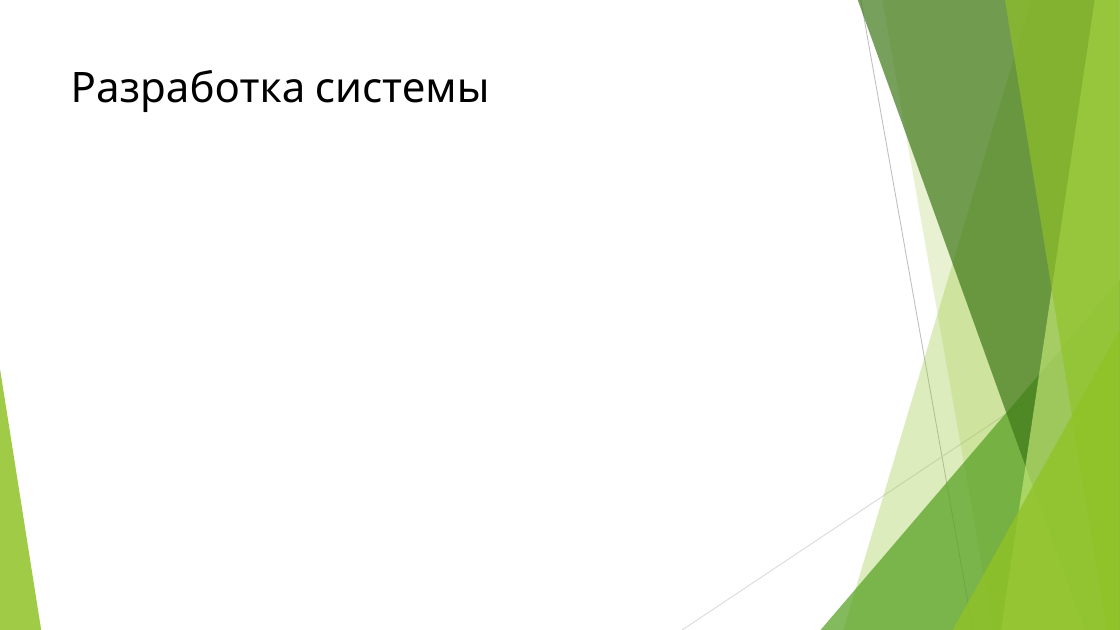
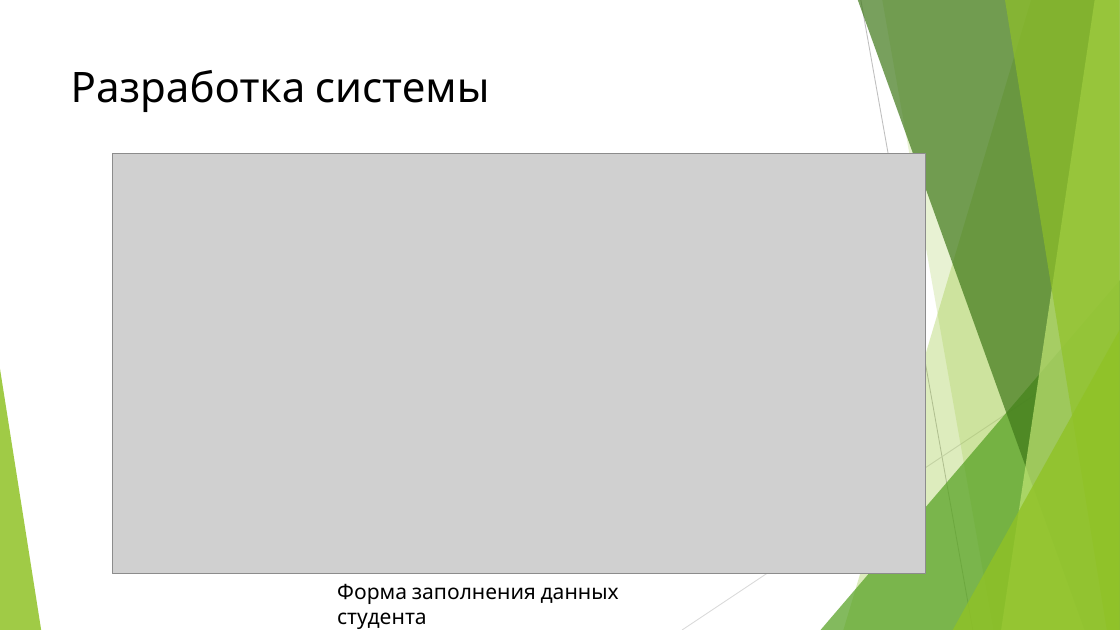
Before and after one commit to z3r069-lab/diploma, a slide deck: slide 15 of презентация_диплом_квасов_ПИ191(2).pptx (slide 12 before the commit). Drawn at 1120x630 pixels with LibreOffice and Linux fonts; fonts in the diff are those of the drawing; grey boxes stand for pictures. Boxes give left, top, right and bottom in pixels: in the first picture for what was removed or moved away, otherwise in the second. Text is boxed around its words. In the diff, an @@ line names an element or a change of style, - is before the commit and + after.

```diff
--- a/презентация_диплом_квасов_ПИ191(2).pptx
+++ b/презентация_диплом_квасов_ПИ191(2).pptx
@@ picture added at (x1=112, y1=154, x2=925, y2=574) @@
@@ text added at (x1=337, y1=583, x2=619, y2=629), 18 pt, text #000000 @@
+Форма заполнения данных студента
```
Also in this commit, not shown: 4 other slides changed, 4 slides added.
